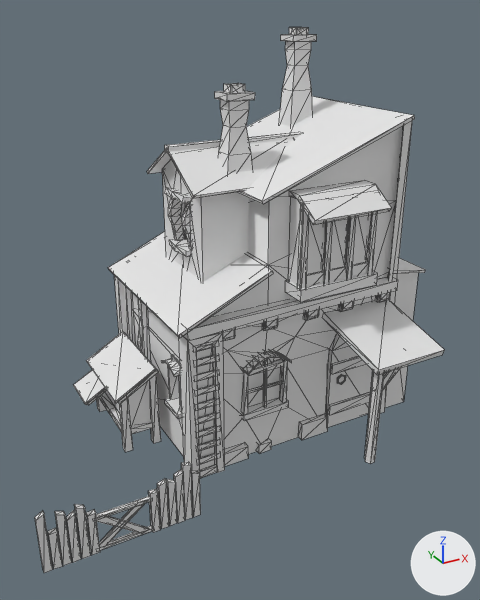
Renders of the FBX model Sources/Art/FBX(unwrapped)/3D_HerbalistHouse.FBX from each side of a commit.
One viewpoint serves both versions: a camera (50 mm lens) standing at (-2.97, -5.18, 3.79) and looking at (-0.28, -0.29, 1.34). Every picture has the same lights, and +X, +Y and +Z are marked at lower right. Mesh edges are drawn as thin lines. Where no turn or scale is listed for an object, it has been applied to the vertices.

The scene before the commit, as lines of its bpy script (objects in view):
```python
me_mesh = bpy.data.meshes.new('Mesh')
me_mesh.from_pydata(...)  # 1799 vertices, 2541 faces; spans x -2.46..1.67, y -1.55..1.55, z -0.02..3.62
ob_herbalist = bpy.data.objects.new('Herbalist', me_mesh)
ob_herbalist.location = (0.0, 0.0, 0.0)
```
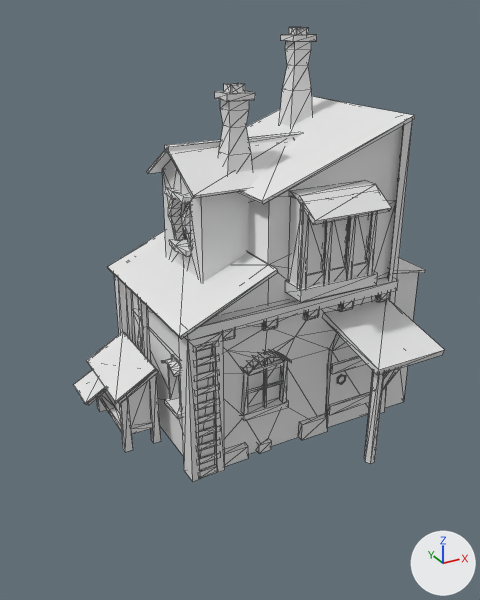
The newer file is also rescaled (x1.293) as a whole; pictures and numbers use the older file's frame.

Pixel boxes [x1, y1, x2, y2] of what changed, in the pictures (480 x 600 px; the box of a moved part takes in the faces that stretch with it):
'Herbalist', reshaped (10% narrower, 17% shorter)
    before: [35, 27, 444, 573]
    after: [74, 27, 444, 482]
part 1 of me_mesh, moved or reshaped
    before: [108, 232, 274, 338]
    after: [108, 230, 278, 339]
part 2 of me_mesh, deleted
    before: [35, 462, 201, 573]

The change, as a list of edits to the scene's bpy script:
```text
Change me_mesh:
    used by ob_herbalist; location = (0.0, 0.0, 0.0)
    remove me_mesh.from_pydata(...)  # 1799 vertices, 2541 faces; spans x -2.46..1.67, y -1.55..1.55, z -0.02..3.62
    add me_mesh.from_pydata(...)  # 1671 vertices, 2381 faces; spans x -1.67..1.67, y -1.55..1.55, z -0.02..3.62
    me_mesh part 1: the loose piece of 8 vertices spanning x -1.15..-0.29, y -0.88..0.81, z 1.42..1.84 is scaled about its middle by 1.03, then moved by (0.02, 0.0, 0.01)
    me_mesh part 2: 16 loose pieces with 128 vertices, spanning x -2.46..-1.18, y -1.28..-1.23, z 0.0..0.54, are deleted
```
